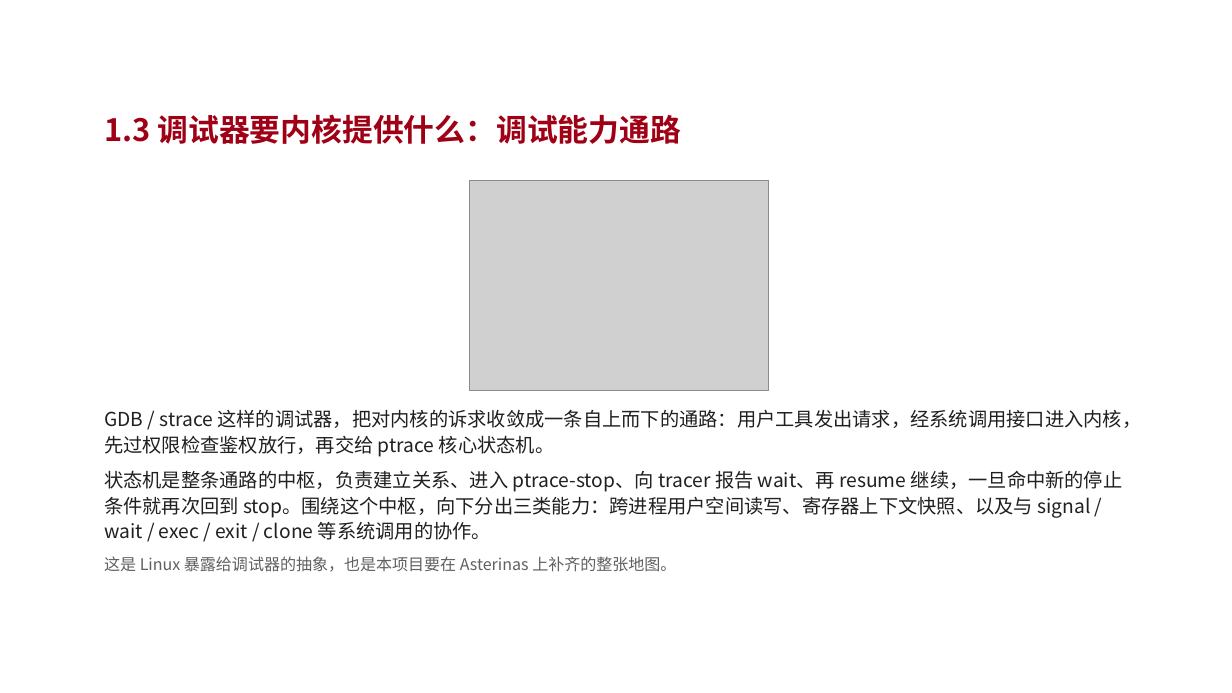
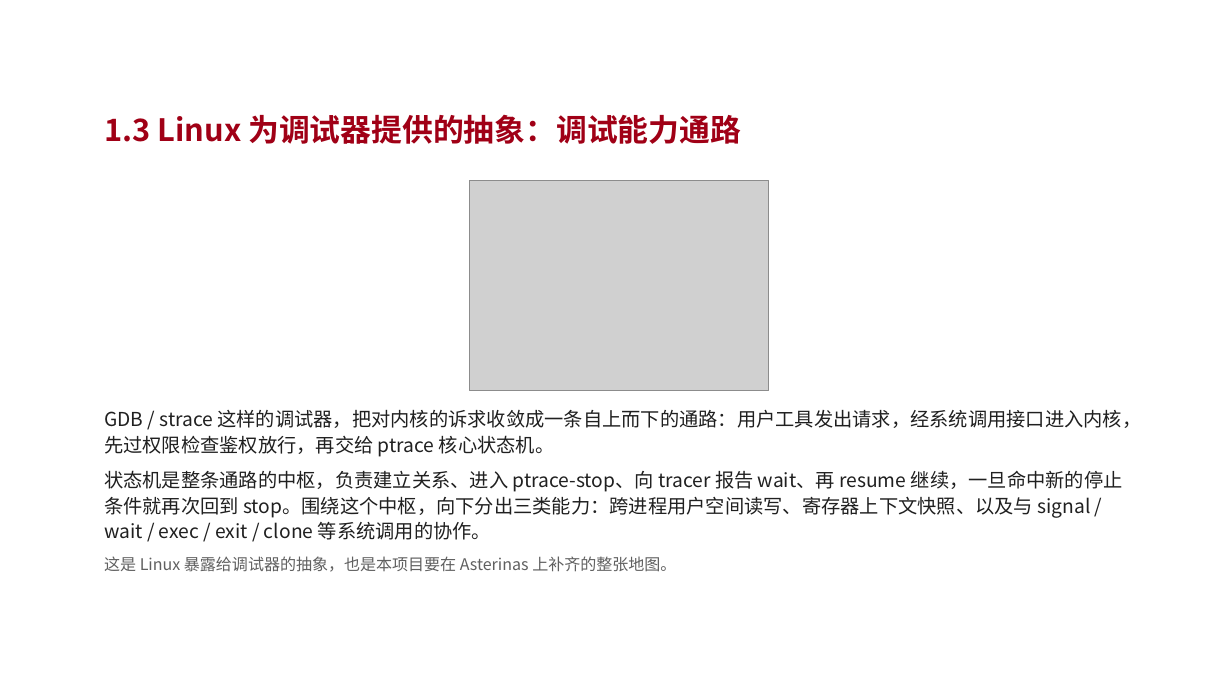
Before and after one commit to vvvvsv/asterinas, a slide deck: slide 6 of research_practice/答辩-科研实践.pptx. Drawn at 1232x693 pixels with LibreOffice and Linux fonts; fonts in the diff are those of the drawing; grey boxes stand for pictures; background and template pictures are left out. Boxes give left, top, right and bottom in pixels: in the first picture for what was removed or moved away, otherwise in the second. Text is boxed around its words. In the diff, an @@ line names an element or a change of style, - is before the commit and + after.

```diff
--- a/research_practice/答辩-科研实践.pptx
+++ b/research_practice/答辩-科研实践.pptx
@@ text at [104, 114, 741, 144]: text changed @@
-1.3 调试器要内核提供什么：调试能力通路
+1.3 Linux 为调试器提供的抽象：调试能力通路
```
Also in this commit, not shown: 4 other slides changed, 1 slide added, 4 other files.
